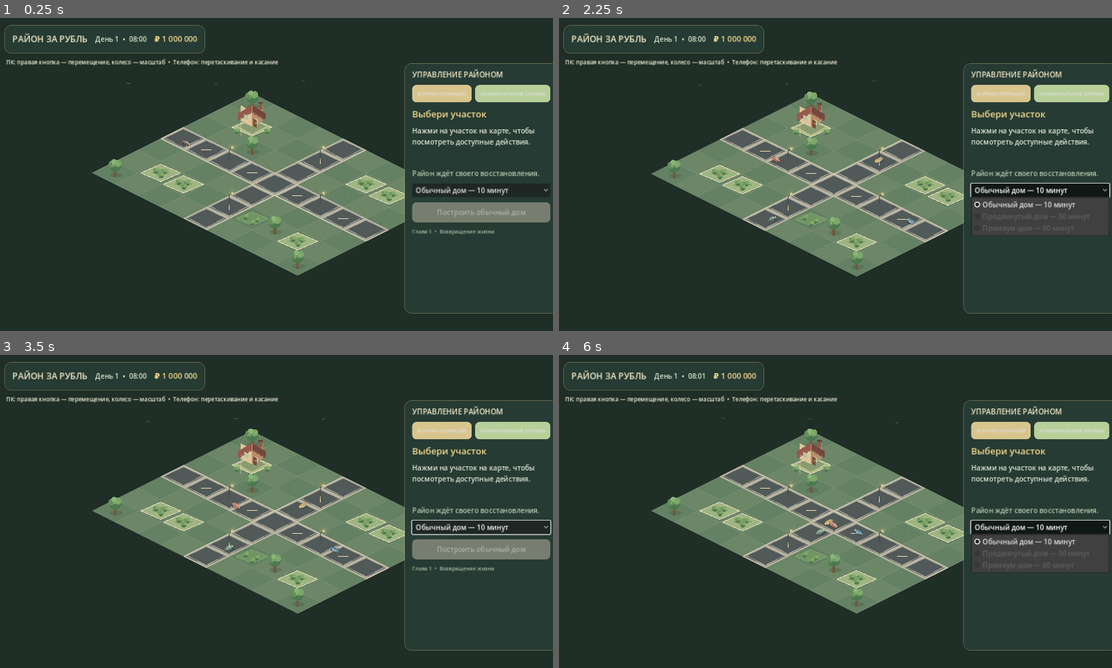
Above: before the commit, frames 1-4 (two rows, left to right).
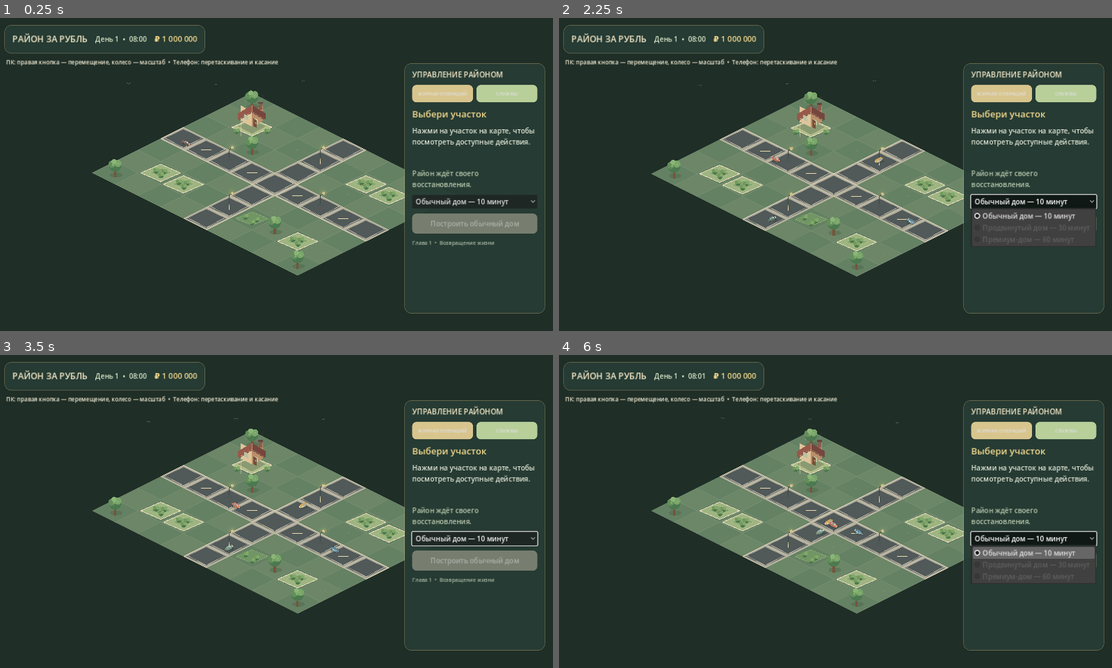
Above: after the commit, the same moments.

Repository: wellbi-creator/rayon-za-rubl
Game: Godot game, scene res://scenes/main.tscn
Same seed, same stepped clock (60 frames per second), same inputs: the game is played once before the commit and once after it.
Inputs (mouse positions are in pixels of both pictures, inside the frame that each line leads up to):
- Up to frame 1 (0.25 s): no input
- Up to frame 2 (2.25 s): click "КОММУНАЛЬНЫЕ СЛУЖБЫ" (after the commit: "СЛУЖБЫ") at 0.5 s; click "ЖУРНАЛ ОПЕРАЦИЙ" at 1.25 s; click "Обычный дом — 10 минут" at 2 s
- Up to frame 3 (3.5 s): move the mouse to (398, 495) at 2.77 s; hold D from 2.78 s (still down); click (398, 495) at 2.92 s
- Up to frame 4 (6 s): release D at 3.5 s; drag from (724, 527) to (807, 574) at 3.52 s; move the mouse to (890, 442) at 4.27 s; hold D 4.28-5 s; tap Enter at 5 s; drag from (807, 574) to (664, 464) at 5.02 s; tap Space at 5.75 s; move the mouse to (1001, 558) at 5.77 s; hold A from 5.78 s (still down)

The runs differ from the first frame. In frame 1, 2.7% of the frame differs, in the area x 74-100%, y 14-95%; in frame 2, 3.4%; in frame 3, 3.0%; in frame 4, 4.0%.

Commit message:
M3.5: refresh workforce UI and guard save restoration

Diff:
--- a/scripts/main.gd
+++ b/scripts/main.gd
@@ -175,7 +175,7 @@
 	transaction_button.pressed.connect(_on_transaction_history_pressed)
 	management_buttons.add_child(transaction_button)
 	var municipal_button := Button.new()
-	municipal_button.text = "КОММУНАЛЬНЫЕ СЛУЖБЫ"
+	municipal_button.text = "СЛУЖБЫ"
 	municipal_button.custom_minimum_size = Vector2(0, 40)
 	municipal_button.size_flags_horizontal = Control.SIZE_EXPAND_FILL
 	municipal_button.add_theme_font_size_override("font_size", 11)
@@ -607,7 +607,10 @@
 
 func _on_balance_changed(_new_balance: int) -> void:
 	_update_balance()
-	_save_game()
+	if municipal_rows != null:
+		_refresh_municipal_services()
+	if not is_loading_game:
+		_save_game()
 
 func _format_money(value: int) -> String:
 	var raw := str(value)
